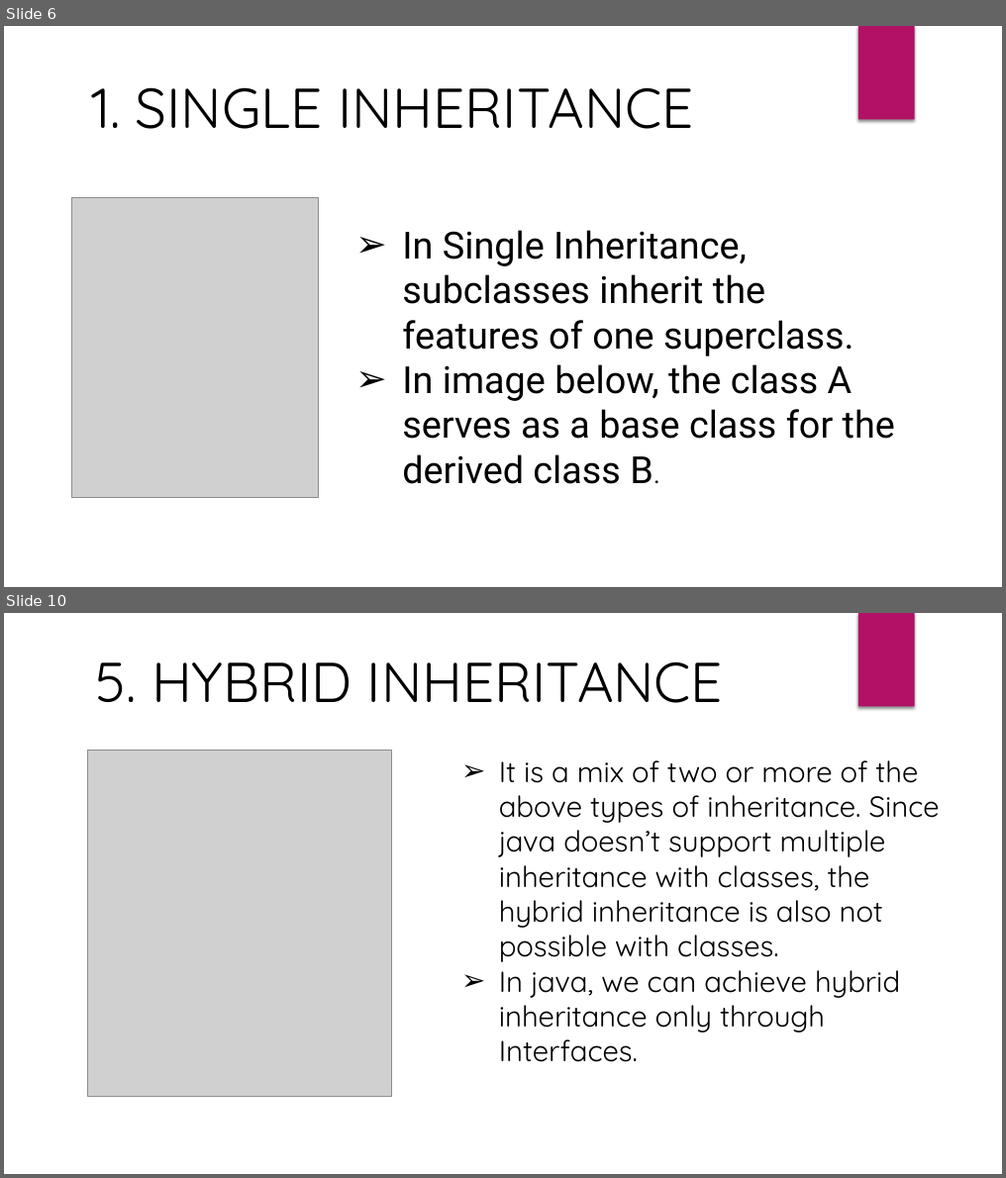
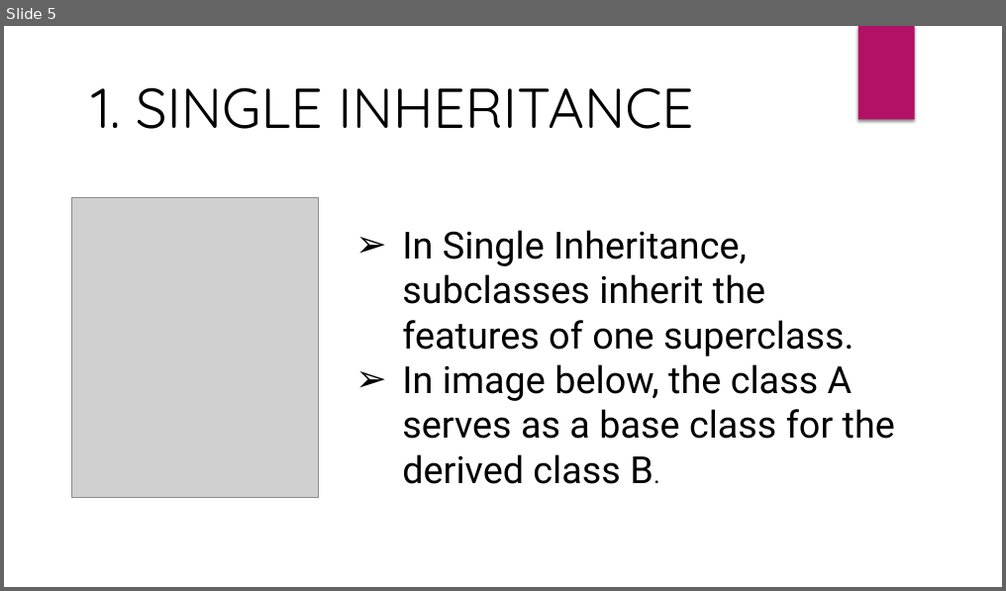
Before and after one commit to AshishVerma2711/Team, a slide deck: Inheritance.pptx. Shown one above the other, each under a label of ours: slides 6 and 10 before the commit, slide 5 after it; the slides between them are not shown. The pictures are 1006x1178 and 1006x591 pixels, drawn with LibreOffice and Linux fonts; fonts in the diff are those of the drawing; grey boxes stand for pictures. Boxes give left, top, right and bottom in pixels: in the first picture for what was removed or moved away, otherwise in the second. Text is boxed around its words. In the diff, an @@ line names an element or a change of style, - is before the commit and + after.

```diff
--- a/Inheritance.pptx
+++ b/Inheritance.pptx
@@ slide 10 removed at <box>4,613,1002,1174</box>, background #FFFFFF; not listed: 1 template element that a slide beside it also shows @@
@@ text removed at <box>95,662,723,703</box> @@
-5. HYBRID INHERITANCE
@@ picture removed at <box>88,750,392,1097</box> @@
@@ text removed at <box>499,761,940,1062</box> @@
-➢ It is a mix of two or more of the above types of inheritance. Since java doesn’t support multiple inheritance with classes, the hybrid inheritance is also not possible with classes.
-➢ In java, we can achieve hybrid inheritance only through Interfaces.
@@ what was slide 6 is now slide 5 @@
```
Also in this commit, not shown: 2 slides changed, 4 slides added, 4 other slides removed.
